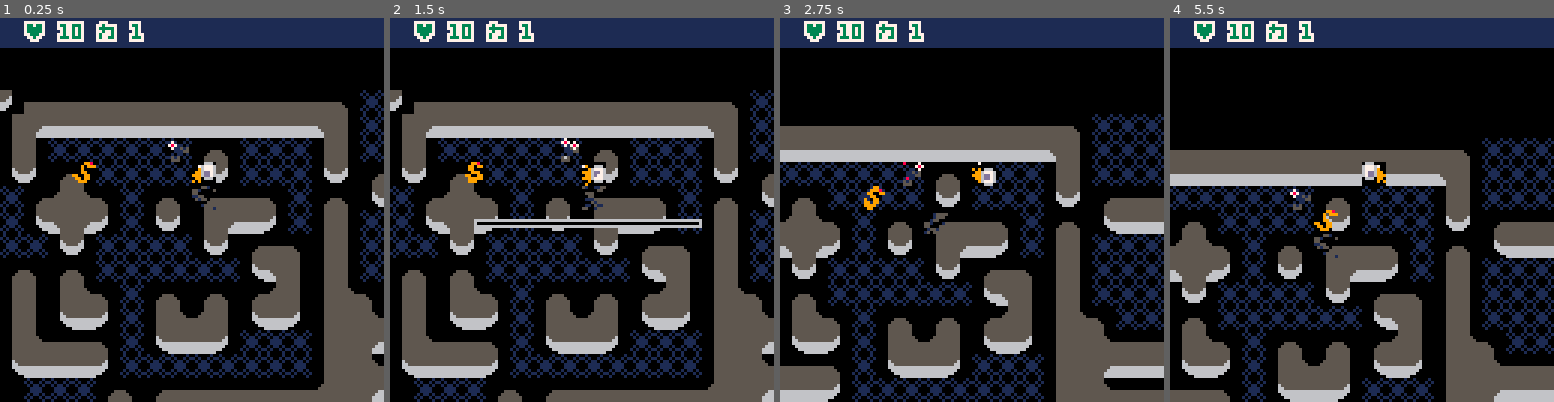
Above: before the commit, frames 1-4 (left to right).
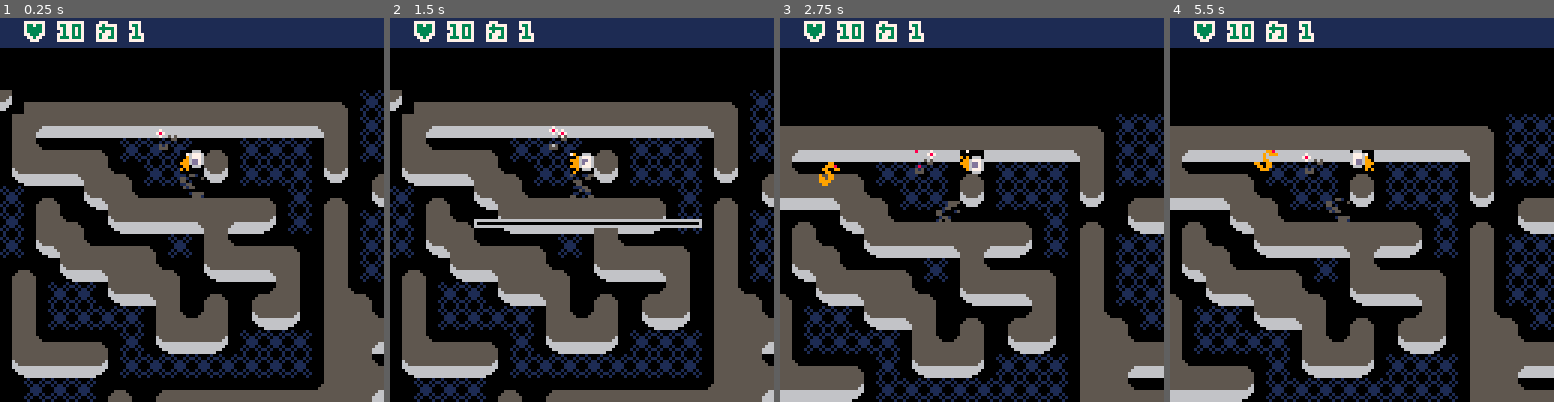
Above: after the commit, the same moments.

Repository: chebastian/picoabyss
Game: PICO-8 cartridge rouge.p8
Two runs of this game, one before a commit and one after it. Both use one fixed random seed, a clock stepped at 60 frames per second and the inputs below.
Inputs:
- Up to frame 1 (0.25 s): no input
- Up to frame 2 (1.5 s): tap X (X key) at 0.33, 1.07 s; tap O (Z key) at 0.7 s
- Up to frame 3 (2.75 s): hold Right 1.6-2.1 s; tap O (Z key) at 1.7, 2.1, 2.5 s; tap X (X key) at 1.85 s; hold Up 2.15-2.42 s; hold Right from 2.47 s (still down)
- Up to frame 4 (5.5 s): tap O (Z key) every 0.4 s from 2.9 to 5.3 s; tap X (X key) at 2.97, 4.08, 5.2 s; release Right at 3.03 s; hold Left 3.08-3.58 s; hold Down 3.63-3.97 s; hold Right 4.02-4.68 s; hold Up 4.73-5.03 s; hold Left from 5.08 s (still down)

The runs differ from the first frame. In frame 1, 14% of the frame differs, in the area x 6-69%, y 28-82%; in frame 2, 14%; in frame 3, 33%; in frame 4, 51%, in the area x 0-100%, y 25-100%.

Commit message:
offset entities to match rendered tiles

Diff:
--- a/rouge.p8
+++ b/rouge.p8
@@ -454,8 +454,8 @@
 		ini_pal()
 	end
 	spr(ent.sprid,
-				 at.x*8,
-				 at.y*8,
+				 (at.x*8)-4,
+				 (at.y*8)-4,
 				 1,1,ent.hflip)
 	pal()
 	ini_pal()
@@ -2444,18 +2444,18 @@
 
 __gff__
 0005000000000000000d000b00030003000000040000000000000003000b0303000101010000000000040000000300000001000000000000000005000000000000000000000000000000000000000000000000000000000000000000000000000000000000000000000000000000000000000000000000000000000000000000
-00000000000000000000000000000000000000000000000000000000000000000000000000000000000000000000000000000000000000000000000000000000000000000000000808080000000000000000000000000000000000000000040c0c0c000000000000000000000000000000000000000000000000000008080808
+00000000010000000000000000000000010100000000000000000000000000000000010000000000000000000000000001000101000000000000000000000000000000000000000808080000000000000000000000000000000000000000040c0c0c000000000000000000000000000000000000000000000000000008080808
 __map__
 0102030505050505050505050505050505050505050505050505050505050000000000000000000000000000000000000000000000000000000000000000000000000000000000000000000000000000000000000000000000000000000000000000000000000000000000000000000000000000000000000000000000000000
 020101010b0b0b0b0b0b01010101010505050505050505050505050505050000000000000000000000000000000000000000000000000000000000000000000000000000000000000000000000000000000000000000000000000000000000000000000000000000000000000000000000000000000000000000000000000000
 0301050505050505050505050505010505050505050505050505050505050000000000000000000000000000000000000000000000000000000000000000000000000000000000000000000000000000000000000000000000000000000000000000000000000000000000000000000000000000000000000000000000000000
-0501050505050505050105050505010505050505010101010101010105050000000000000000000000000000000000000000000000000000000000000000000000000000000000000000000000000000000000000000000000000000000000000000000000000000000000000000000000000000000000000000000000000000
-0505050105050505050505050505050501090101010505050505050105050000000000000000000000000000000000000000000000000000000000000000000000000000000000000000000000000000000000000000000000000000000000000000000000000000000000000000000000000000000000000000000000000000
-0505010101050501050101010505010505050505010505050505050105050000000000000000000000000000000000000000000000000000000000000000000000000000000000000000000000000000000000000000000000000000000000000000000000000000000000000000000000000000000000000000000000000000
-0505050105050505050105050505010505050505090505050505050105050000000000000000000000000000000000000000000000000000000000000000000000000000000000000000000000000000000000000000000000000000000000000000000000000000000000000000000000000000000000000000000000000000
-0005050505050505050505010105010505050505010901010101010105050000000000000000000000000000000000000000000000000000000000000000000000000000000000000000000000000000000000000000000000000000000000000000000000000000000000000000000000000000000000000000000000000000
-0001050105050505050505050105010505050501010505050501050505050000000000000000000000000000000000000000000000000000000000000000000000000000000000000000000000000000000000000000000000000000000000000000000000000000000000000000000000000000000000000000000000000000
-0001050101050501050105010105010105050501010101010501050505000000000000000000000000000000000000000000000000000000000000000000000000000000000000000000000000000000000000000000000000000000000000000000000000000000000000000000000000000000000000000000000000000000
+0501010101050505050105050505010505050505010101010101010105050000000000000000000000000000000000000000000000000000000000000000000000000000000000000000000000000000000000000000000000000000000000000000000000000000000000000000000000000000000000000000000000000000
+0505050501010505050505050505050501090101010505050505050105050000000000000000000000000000000000000000000000000000000000000000000000000000000000000000000000000000000000000000000000000000000000000000000000000000000000000000000000000000000000000000000000000000
+0505010505010101010101010505010505050505010505050505050105050000000000000000000000000000000000000000000000000000000000000000000000000000000000000000000000000000000000000000000000000000000000000000000000000000000000000000000000000000000000000000000000000000
+0505010105050505050105050505010505050505090505050505050105050000000000000000000000000000000000000000000000000000000000000000000000000000000000000000000000000000000000000000000000000000000000000000000000000000000000000000000000000000000000000000000000000000
+0005050101010105050101010105010505050505010901010101010105050000000000000000000000000000000000000000000000000000000000000000000000000000000000000000000000000000000000000000000000000000000000000000000000000000000000000000000000000000000000000000000000000000
+0001050505010101050505050105010505050501010505050501050505050000000000000000000000000000000000000000000000000000000000000000000000000000000000000000000000000000000000000000000000000000000000000000000000000000000000000000000000000000000000000000000000000000
+0001050505050501050105010105010105050501010101010501050505000000000000000000000000000000000000000000000000000000000000000000000000000000000000000000000000000000000000000000000000000000000000000000000000000000000000000000000000000000000000000000000000000000
 00010505050505010101050505050f0101010101010101010501050505000000000000000000000000000000000000000000000000000000000000000000000000000000000000000000000000000000000000000000000000000000000000000000000000000000000000000000000000000000000000000000000000000000
 00010101010505050505050505050f0905050509050505050501050505000000000000000000000000000000000000000000000000000000000000000000000000000000000000000000000000000000000000000000000000000000000000000000000000000000000000000000000000000000000000000000000000000000
 00050505050505050505050505050d0101010101010101010101000000000000000000000000000000000000000000000000000000000000000000000000000000000000000000000000000000000000000000000000000000000000000000000000000000000000000000000000000000000000000000000000000000000000
